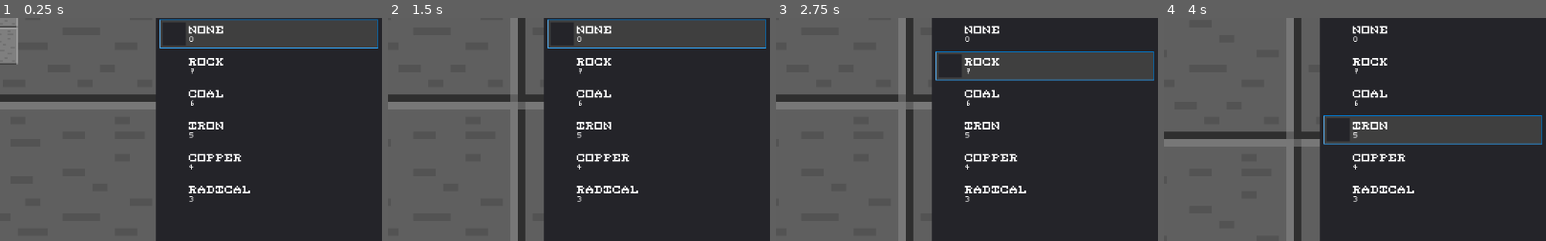
Above: before the commit, frames 1-4 (left to right).
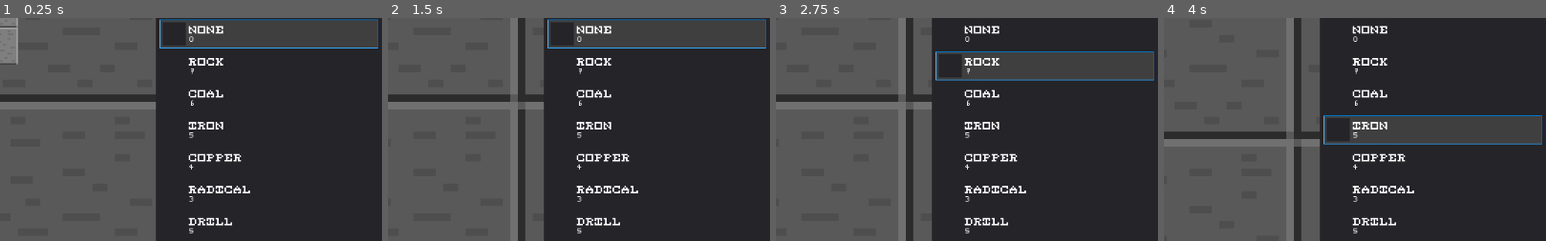
Above: after the commit, the same moments.

Repository: voxelv/minrmachine
Game: Godot game, scene res://scenes/main.tscn
Same seed, same stepped clock (60 frames per second), same inputs: the game is played once before the commit and once after it. The engine's default icon, where the game draws it, is replaced by a stand-in: a white triangle on a blue panel in a dark square.
Inputs (mouse positions are % of the whole screen's width and height, from its top left):
- Up to frame 1 (0.25 s): no input
- Up to frame 2 (1.5 s): tap Enter at 0.5 s; move the mouse to (85, 7) at 0.52 s; hold D (move_cell_right) 0.53-1.25 s; tap \ (TEST) at 0.6 s; click (85, 7) at 0.67 s; click "RESET" at 1.25 s
- Up to frame 3 (2.75 s): move the mouse to (85, 15) at 2.02 s; hold S (move_cell_down) from 2.03 s (still down); tap ] (TEST2) at 2.1 s; click (85, 15) at 2.17 s
- Up to frame 4 (4 s): move the mouse to (85, 22) at 2.77 s; release S (move_cell_down) at 2.78 s; hold D (move_cell_right) 2.78-3.53 s; tap \ (TEST) at 2.85 s; click (85, 22) at 2.92 s; move the mouse to (85, 29) at 3.52 s; hold W (move_cell_up) from 3.53 s (still down); tap ] (TEST2) at 3.6 s; click (85, 29) at 3.67 s
The pictures show only the part of the screen within x 50-100%, y 4-54%; the shares and areas given below are measured in that part.

The runs differ from the first frame. In frame 1, 0.3% of the frame differs, in the area x 49-61%, y 89-97%; in frame 2, 0.3%; in frame 3, 0.3%; in frame 4, 0.3%.

Commit message:
saving some progress on inventory... still more refactoring to do

Diff:
--- a/project.godot
+++ b/project.godot
@@ -24,6 +24,7 @@
 utl="*res://scripts/autoloads/utl.gd"
 gamedata="*res://scripts/autoloads/gamedata.gd"
 algorithm="*res://scripts/autoloads/algorithm.gd"
+input_manager="*res://scripts/autoloads/input_manager.gd"
 
 [input]
 
--- a/scenes/main.tscn
+++ b/scenes/main.tscn
@@ -12,7 +12,6 @@
 [ext_resource path="res://scripts/game_grid.gd" type="Script" id=10]
 [ext_resource path="res://scenes/cell.tscn" type="PackedScene" id=11]
 [ext_resource path="res://scripts/player_cell.gd" type="Script" id=12]
-
 
 [node name="main" type="Node"]
 
@@ -157,7 +156,7 @@
 region_rect = Rect2( 0, 0, 625, 625 )
 
 [node name="stone_bg2" type="Sprite" parent="game_area/bg_stones2"]
-self_modulate = Color( 0.75, 0.75, 0.75, 1 )
+self_modulate = Color( 0.701961, 0.701961, 0.701961, 1 )
 scale = Vector2( 5, 5 )
 texture = ExtResource( 7 )
 centered = false
--- a/scripts/autoloads/gamedata.gd
+++ b/scripts/autoloads/gamedata.gd
@@ -1,16 +1,22 @@
 extends Node
+
+const InventoryItem = preload("res://scripts/inventory_item.gd")
 
 var inv_display:Node = null
 var player_inv = [
-{'name': "NONE", 'type': utl.GRID.NONE, 'count': 0},
-{'name': "ROCK", 'type': utl.GRID.ROCK, 'count': 7},
-{'name': "COAL", 'type': utl.GRID.COAL, 'count': 6},
-{'name': "IRON", 'type': utl.GRID.IRON, 'count': 5},
-{'name': "COPPER", 'type': utl.GRID.COPPER, 'count': 4},
-{'name': "RADICAL", 'type': utl.GRID.RADICAL, 'count': 3},
+InventoryItem.new("NONE", utl.GRID.ROCK, utl.ROCK.NONE),
+InventoryItem.new("ROCK", utl.GRID.ROCK, utl.ROCK.ROCK, 7),
+InventoryItem.new("COAL", utl.GRID.ROCK, utl.ROCK.COAL, 6),
+InventoryItem.new("IRON", utl.GRID.ROCK, utl.ROCK.IRON, 5),
+InventoryItem.new("COPPER", utl.GRID.ROCK, utl.ROCK.COPPER, 4),
+InventoryItem.new("RADICAL", utl.GRID.ROCK, utl.ROCK.RADICAL, 3),
+InventoryItem.new("DRILL", utl.GRID.ORGANELLE, utl.ORGANELLE.DRILL, 5),
 ]
 var selected_index:int = 0
 var inv_needs_update:bool = false
+
+func get_current_inv_item():
+	return(player_inv[selected_index])
 
 func _process(delta: float) -> void:
 	if inv_needs_update:
--- /dev/null
+++ b/scripts/autoloads/input_manager.gd
@@ -0,0 +1,4 @@
+extends Node
+
+func _ready() -> void:
+	pass # Replace with function body.
--- a/scripts/autoloads/utl.gd
+++ b/scripts/autoloads/utl.gd
@@ -1,9 +1,10 @@
 extends Node
 
 # Enums
-enum GRID {NONE=-1, ROCK, COAL, IRON, COPPER, RADICAL}
+enum GRID {ROCK, ORGANELLE, ENERGY}
+enum ROCK {NONE=-1, ROCK, COAL, IRON, COPPER, RADICAL}
 enum DIRECTION {NONE, N, E, S, W, NW, SW, SE, NE, INV}
-enum E_GRID {NONE = -1, WIRE}
+enum ENERGY {NONE = -1, WIRE}
 enum ORGANELLE {NONE = -1, CENTRAL_UNIT, DRILL}
 
 var e_grid_organelles = [ORGANELLE.CENTRAL_UNIT, ORGANELLE.DRILL]
--- a/scripts/cell.gd
+++ b/scripts/cell.gd
@@ -2,28 +2,25 @@
 
 onready var o_grid:TileMap = find_node("o_grid") as TileMap
 onready var e_grid:TileMap = find_node("e_grid") as TileMap
-
-func _ready():
-	pass
-
-func _process(delta):
-	pass
 
 func _coord_in_cell(coord:Vector2):
 	return((0 <= coord.x) and (coord.x < width) and (0 <= coord.y) and (coord.y < height))
 
 func add_wire(vcoord):
 	if _coord_in_cell(vcoord):
-		e_grid.set_cell(vcoord.x, vcoord.y, utl.E_GRID.WIRE, false, false, false, Vector2(0, 0))
+		e_grid.set_cell(vcoord.x, vcoord.y, utl.ENERGY.WIRE, false, false, false, Vector2(0, 0))
 		e_grid.update_bitmask_area(vcoord)
 
 func del_wire(vcoord):
 	if _coord_in_cell(vcoord):
-		e_grid.set_cell(vcoord.x, vcoord.y, utl.E_GRID.NONE, false, false, false, Vector2(0, 0))
+		e_grid.set_cell(vcoord.x, vcoord.y, utl.ENERGY.NONE, false, false, false, Vector2(0, 0))
 		e_grid.update_bitmask_area(vcoord)
 
 func add_organelle(vcoord, organelle):
 	if _coord_in_cell(vcoord):
+		var prev_organelle = o_grid.get_cellv(vcoord)
+		if(prev_organelle != utl.ORGANELLE.NONE):
+			return
 		o_grid.set_cell(vcoord.x, vcoord.y, organelle, false, false, false, Vector2(0, 0))
 		if organelle in utl.e_grid_organelles:
 			add_wire(vcoord)
@@ -31,6 +28,7 @@
 func del_organelle(vcoord):
 	if _coord_in_cell(vcoord):
 		var prev_organelle = o_grid.get_cell(vcoord.x, vcoord.y)
-		o_grid.set_cell(vcoord.x, vcoord.y, utl.O_GRID.NONE, false, false, false, Vector2(0, 0))
+		o_grid.set_cell(vcoord.x, vcoord.y, utl.ORGANELLE.NONE, false, false, false, Vector2(0, 0))
 		if prev_organelle in utl.e_grid_organelles:
 			del_wire(vcoord)
+		return(prev_organelle)
--- a/scripts/game_grid.gd
+++ b/scripts/game_grid.gd
@@ -1,6 +1,6 @@
 extends Node2D
 
-onready var tilemap:TileMap = get_node("TileMap") as TileMap
+onready var tm:TileMap = get_node("TileMap") as TileMap
 
 var grid_entities = []
 var ready = false
@@ -8,12 +8,8 @@
 func _ready():
 	ready = true
 
-func remove_at(coord:Vector2):
-	var tile:int = tilemap.get_cellv(coord)
-	tilemap.set_cellv(coord, utl.GRID.NONE)
-
 func get_grid_rect():
-	var side_length = tilemap.cell_size.x * utl.TILES_PER_SIDE
+	var side_length = tm.cell_size.x * utl.TILES_PER_SIDE
 	var rect = Rect2(position, Vector2(side_length, side_length))
 	return(rect)
 
@@ -26,11 +22,11 @@
 	grid_entities.append(grid_entity)
 
 func world_to_map(pos):
-	var result = tilemap.world_to_map(pos)
+	var result = tm.world_to_map(pos)
 	return(result)
 
 func map_to_world(cellv):
-	var result = tilemap.map_to_world(cellv)
+	var result = tm.map_to_world(cellv)
 	return(result)
 
 func request_move(grid_entity, direction):
@@ -92,7 +88,7 @@
 		var can_move_0 = _check_can_move_section(start_coord, cardinal_lookup_bounds[d0])
 		var can_move_1 = _check_can_move_section(start_coord, cardinal_lookup_bounds[d1])
 		var corner = diagonal_lookup_corners[dir]
-		var can_move_corner = tilemap.get_cell(start_coord.x + corner.x, start_coord.y + corner.y) == utl.GRID.NONE
+		var can_move_corner = tm.get_cell(start_coord.x + corner.x, start_coord.y + corner.y) == utl.ROCK.NONE
 		if can_move_0 and can_move_1 and can_move_corner:
 			dir_to_move = dir
 		elif can_move_0 and (not can_move_1):
@@ -106,7 +102,7 @@
 	var coord = Vector2(params[0], params[2])
 	while coord.x <= params[1]:
 		while coord.y <= params[3]:
-			if tilemap.get_cell(start.x + coord.x, start.y + coord.y) != utl.GRID.NONE:
+			if tm.get_cell(start.x + coord.x, start.y + coord.y) != utl.ROCK.NONE:
 				can_move = false
 			coord.y += 1
 		coord.y = params[2]
--- a/scripts/grid_entity.gd
+++ b/scripts/grid_entity.gd
@@ -1,7 +1,10 @@
 extends Node2D
 
+signal input_detected
+
+onready var cellv_test_pos:Vector2 = $cellv_test_pos.position
+
 var grid:Node2D = null
-onready var cellv_test_pos:Vector2 = $cellv_test_pos.position
 var moving:bool = false
 
 onready var movement = get_node("movement")
@@ -13,6 +16,9 @@
 
 func _ready():
 	get_parent().register_grid_entity(self)
+
+func _input(event: InputEvent) -> void:
+	emit_signal("input_detected", event)
 
 func get_cellv_test_pos():
 	var result = to_global(cellv_test_pos)
--- a/scripts/inventory.gd
+++ b/scripts/inventory.gd
@@ -17,8 +17,8 @@
 		new_item.connect("clicked", self, "inv_clicked")
 		inv_list.add_child(new_item)
 		new_item.set_selected(i == gamedata.selected_index)
-		new_item.set_name(obj["name"])
-		new_item.set_count(obj["count"])
+		new_item.set_name(obj.item_name)
+		new_item.set_count(obj.count)
 
 func deselect_all():
 	var tiles = inv_list.get_children()
--- /dev/null
+++ b/scripts/inventory_item.gd
@@ -0,0 +1,12 @@
+extends Node
+
+var item_name:String
+var grid:int
+var type:int
+var count:int
+
+func _init(item_name:String, grid:int, type:int, count:int=0) -> void:
+	self.item_name = item_name
+	self.grid = grid
+	self.type = type
+	self.count = count
--- a/scripts/main.gd
+++ b/scripts/main.gd
@@ -73,16 +73,24 @@
 			constrain_offset()
 		elif event.button_index == BUTTON_LEFT && event.pressed:
 			var v = tm.world_to_map((event.position * zoom_factor) + offset)
-			if gamedata.player_inv[gamedata.selected_index]['type'] == utl.GRID.NONE:
-				var tile = tm.get_cellv(v)
-				tm.set_cellv(v, utl.GRID.NONE)
-				for item in gamedata.player_inv:
-					if item['type'] == tile:
-						item['count'] += 1
-			elif gamedata.player_inv[gamedata.selected_index]['count'] > 0:
-				gamedata.player_inv[gamedata.selected_index]['count'] -= 1
-				tm.set_cellv(v, gamedata.player_inv[gamedata.selected_index]['type'])
-			gamedata.inv_needs_update = true
+			var current_item = gamedata.get_current_inv_item()
+			if current_item.grid == utl.GRID.ROCK:
+				var prev_tile = tm.get_cellv(v)
+				if current_item.type == utl.ROCK.NONE:
+					tm.set_cellv(v, utl.ROCK.NONE)
+					if prev_tile != utl.ROCK.NONE:
+						for item in gamedata.player_inv:
+							if item.grid == utl.GRID.ROCK and item.type == prev_tile:
+								item.count += 1
+				else:
+					if current_item.count > 0:
+						current_item.count -= 1
+						tm.set_cellv(v, current_item.type)
+						if prev_tile != utl.ROCK.NONE:
+							for item in gamedata.player_inv:
+								if item.grid == utl.GRID.ROCK and item.type == prev_tile:
+									item.count += 1
+				gamedata.inv_needs_update = true
 			print(v, ": ", tm.get_cellv(v))
 
 func zoom_in():
--- a/scripts/player_cell.gd
+++ b/scripts/player_cell.gd
@@ -9,10 +9,11 @@
 func _ready():
 	pass
 
-func _input(event):
+func _input(event:InputEvent) -> void:
+	._input(event)
 	if event is InputEventMouseButton:
 		if event.pressed:
-			var pressed_coord = e_grid.world_to_map(get_local_mouse_position())
+			var pressed_coord:Vector2 = e_grid.world_to_map(get_local_mouse_position())
 			if _coord_in_cell(pressed_coord):
 				print("Player Cell Pressed @ " + str(pressed_coord))
 
--- a/scripts/tile_container.gd
+++ b/scripts/tile_container.gd
@@ -3,7 +3,7 @@
 signal clicked
 
 var tile_name = "TEST"
-var tile_type = utl.GRID.NONE
+var tile_type = utl.ROCK.NONE
 var tile_count = 0
 
 onready var name_label:Label = find_node("name") as Label
